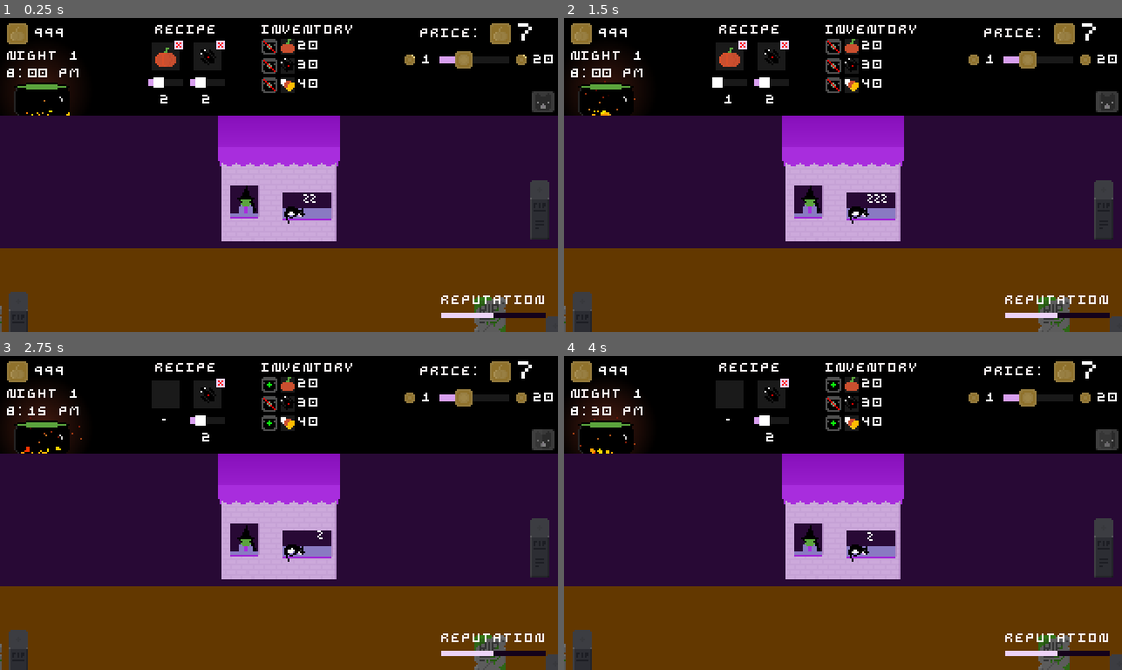
Above: before the commit, frames 1-4 (two rows, left to right).
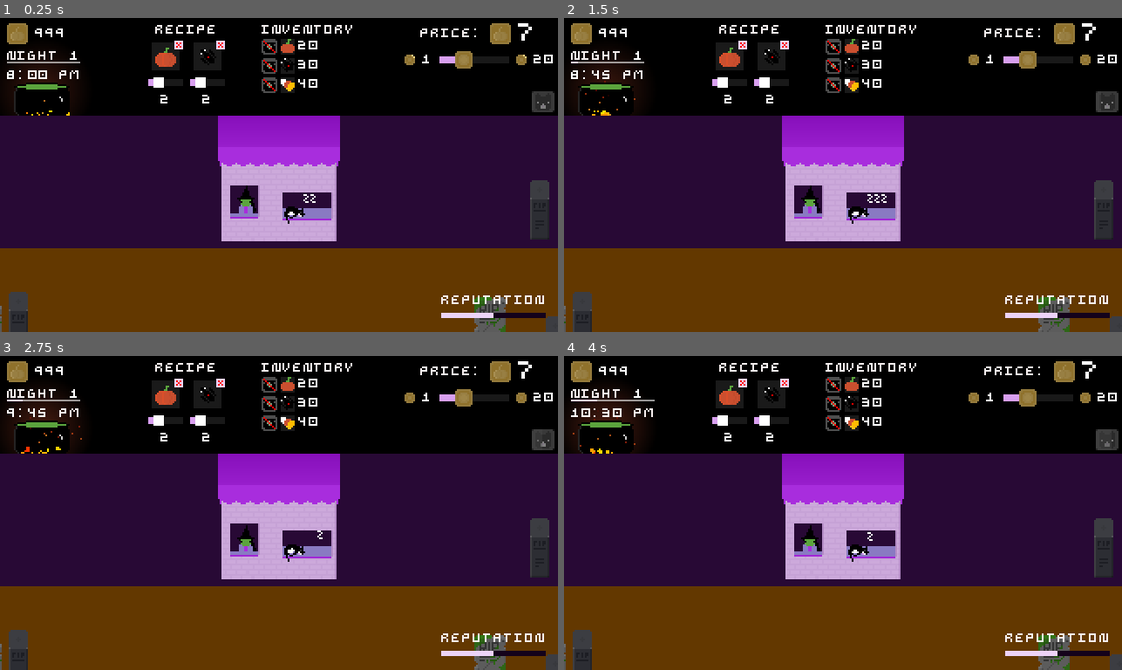
Above: after the commit, the same moments.

Repository: ehj37/Godot-Wild-Jam-92
Game: Godot game, scene res://night.tscn
Two runs of this game, one before a commit and one after it. Both use one fixed random seed, a clock stepped at 60 frames per second and the inputs below. Sound files missing from this copy of the repository are replaced by a short silence.
Inputs (mouse positions are in pixels of both pictures, inside the frame that each line leads up to):
- Up to frame 1 (0.25 s): no input
- Up to frame 2 (1.5 s): click (742, 46) at 0.52 s; click (831, 46) at 1.27 s
- Up to frame 3 (2.75 s): click (178, 384) at 2.02 s
- Up to frame 4 (4 s): click (831, 384) at 2.77 s; click (742, 384) at 3.52 s

The runs differ from the first frame. In frame 1, 0.2% of the frame differs, in the area x 1-15%, y 13-20%; in frame 2, 0.3%; in frame 3, 0.6%; in frame 4, 0.7%, in the area x 1-50%, y 7-28%.

Commit message:
Add night progress bar visual, end of night dialog

Diff:
--- a/night.tscn
+++ b/night.tscn
@@ -2,6 +2,7 @@
 
 [ext_resource type="Script" uid="uid://bwx4n2pejs7nv" path="res://scripts/night.gd" id="1_272bh"]
 [ext_resource type="FontFile" uid="uid://dxf5bfgvayfhn" path="res://fonts/arne.png" id="1_ig7tw"]
+[ext_resource type="Theme" uid="uid://cs413tywp86m5" path="res://themes/arne.tres" id="1_ryn8s"]
 [ext_resource type="PackedScene" uid="uid://drf32pblg7ptn" path="res://scenes/cat_button/cat_button.tscn" id="3_h2yge"]
 [ext_resource type="PackedScene" uid="uid://bie5bavboqaus" path="res://scenes/cauldron/cauldron.tscn" id="4_1bvp3"]
 [ext_resource type="PackedScene" uid="uid://b86gbj1hrinun" path="res://scenes/status_widget/status_widget.tscn" id="4_272bh"]
@@ -13,6 +14,7 @@
 [ext_resource type="PackedScene" uid="uid://dutddbcal8d8t" path="res://scenes/tombstones/tombstone_a.tscn" id="14_ryn8s"]
 [ext_resource type="PackedScene" uid="uid://bqydyqinam8ed" path="res://scenes/cat_widget/cat_widget.tscn" id="14_vfwos"]
 [ext_resource type="PackedScene" uid="uid://bd8kq0rwxiwnn" path="res://scenes/tombstones/tombstone_b.tscn" id="15_ryn8s"]
+[ext_resource type="PackedScene" uid="uid://psqmq5uep2nm" path="res://scenes/end_of_night_dialog/end_of_night_dialog.tscn" id="16_54l60"]
 [ext_resource type="PackedScene" uid="uid://db5jyn5c8xt40" path="res://scenes/reputation_widget/reputation_widget.tscn" id="16_k11o4"]
 
 [sub_resource type="Theme" id="Theme_7dm0k"]
@@ -22,8 +24,11 @@
 [sub_resource type="RectangleShape2D" id="RectangleShape2D_7mycd"]
 size = Vector2(48, 48)
 
-[node name="Night" type="Node2D" unique_id=1460177824]
+[node name="Night" type="Control" unique_id=1877055148]
 y_sort_enabled = true
+layout_mode = 3
+anchors_preset = 0
+theme = ExtResource("1_ryn8s")
 script = ExtResource("1_272bh")
 
 [node name="Shop" parent="." unique_id=576003885 instance=ExtResource("6_7mycd")]
@@ -32,6 +37,7 @@
 [node name="TopBar" type="ColorRect" parent="." unique_id=140337174]
 z_index = 1
 clip_contents = true
+layout_mode = 0
 offset_right = 320.0
 offset_bottom = 56.0
 mouse_filter = 2
@@ -66,13 +72,13 @@
 position = Vector2(2, 58)
 
 [node name="ShopUI" type="Control" parent="." unique_id=455587803]
-layout_mode = 3
 anchors_preset = 0
 offset_right = 40.0
 offset_bottom = 40.0
 theme = SubResource("Theme_7dm0k")
 
 [node name="Road" type="ColorRect" parent="." unique_id=1409168392]
+layout_mode = 0
 offset_top = 132.0
 offset_right = 320.0
 offset_bottom = 180.0
@@ -102,6 +108,7 @@
 position = Vector2(-1, 189)
 
 [node name="CatWidget" parent="." unique_id=249945766 instance=ExtResource("14_vfwos")]
+layout_mode = 0
 offset_left = 196.0
 offset_top = 58.0
 offset_right = 196.0
@@ -112,6 +119,7 @@
 
 [node name="ReputationWidget" parent="." unique_id=29683973 instance=ExtResource("16_k11o4")]
 z_index = 1
+layout_mode = 0
 offset_left = 253.0
 offset_top = 159.0
 offset_right = 313.0
@@ -119,3 +127,11 @@
 
 [node name="CustomerSpawnerMarker" type="Marker2D" parent="." unique_id=240302788]
 position = Vector2(-33, 155)
+
+[node name="EndOfNightDialogContainer" type="CenterContainer" parent="." unique_id=1006986118]
+layout_mode = 0
+offset_right = 320.0
+offset_bottom = 180.0
+
+[node name="EndOfNightDialog" parent="EndOfNightDialogContainer" unique_id=468280642 instance=ExtResource("16_54l60")]
+layout_mode = 2
--- /dev/null
+++ b/scenes/end_of_night_dialog/end_of_night_dialog.gd
@@ -0,0 +1,17 @@
+class_name EndOfNightDialog
+
+extends Control
+
+const FADE_IN_TIME: float = 0.5
+
+@onready var _night_number_label: Label = $HBoxContainer/LabelContainer/NightNumberLabel
+
+
+func fade_in() -> void:
+	var modulate_tween: Tween = self.create_tween()
+	modulate_tween.tween_property(self, "modulate:a", 1.0, FADE_IN_TIME)
+
+
+func _ready() -> void:
+	modulate.a = 0
+	_night_number_label.text = str(TimeManager.get_night_number())
--- /dev/null
+++ b/scenes/end_of_night_dialog/end_of_night_dialog.tscn
@@ -0,0 +1,54 @@
+[gd_scene format=3 uid="uid://psqmq5uep2nm"]
+
+[ext_resource type="Theme" uid="uid://cs413tywp86m5" path="res://themes/arne.tres" id="1_x5ygw"]
+[ext_resource type="Script" uid="uid://orp7pc267r4a" path="res://scenes/end_of_night_dialog/end_of_night_dialog.gd" id="2_h0j0s"]
+[ext_resource type="PackedScene" uid="uid://77xn4bq41ign" path="res://scenes/moon_icon/moon_icon.tscn" id="3_plvqd"]
+
+[sub_resource type="StyleBoxFlat" id="StyleBoxFlat_x5ygw"]
+bg_color = Color(0.65882355, 0.1764706, 0.8666667, 1)
+border_width_left = 1
+border_width_top = 1
+border_width_right = 1
+border_width_bottom = 1
+border_color = Color(0.92941177, 0.827451, 0.972549, 1)
+expand_margin_left = 1.0
+expand_margin_top = 1.0
+expand_margin_right = 1.0
+expand_margin_bottom = 1.0
+
+[node name="EndOfNightDialog" type="PanelContainer" unique_id=1162695798]
+process_mode = 3
+z_index = 1
+custom_minimum_size = Vector2(128, 40)
+offset_right = 128.0
+offset_bottom = 40.0
+theme = ExtResource("1_x5ygw")
+theme_override_styles/panel = SubResource("StyleBoxFlat_x5ygw")
+script = ExtResource("2_h0j0s")
+
+[node name="HBoxContainer" type="HBoxContainer" parent="." unique_id=890481037]
+layout_mode = 2
+alignment = 1
+
+[node name="MoonIcon" parent="HBoxContainer" unique_id=330198499 instance=ExtResource("3_plvqd")]
+layout_mode = 2
+size_flags_horizontal = 4
+size_flags_vertical = 4
+
+[node name="LabelContainer" type="HBoxContainer" parent="HBoxContainer" unique_id=422228621]
+layout_mode = 2
+theme_override_constants/separation = 0
+
+[node name="EndOfNightLabel" type="Label" parent="HBoxContainer/LabelContainer" unique_id=124516111]
+layout_mode = 2
+text = "END OF NIGHT "
+
+[node name="NightNumberLabel" type="Label" parent="HBoxContainer/LabelContainer" unique_id=21174435]
+layout_mode = 2
+text = "999"
+
+[node name="MoonIcon2" parent="HBoxContainer" unique_id=106891552 instance=ExtResource("3_plvqd")]
+layout_mode = 2
+size_flags_horizontal = 4
+size_flags_vertical = 4
+flip_h = true
--- a/scenes/status_widget/status_widget.gd
+++ b/scenes/status_widget/status_widget.gd
@@ -1,22 +1,24 @@
 extends Node2D
 
-@onready var coin_count_label: Label = $VBoxContainer/CoinContainer/CoinCountLabel
-@onready var night_number_label: Label = $VBoxContainer/NightContainer/NightNumberLabel
-@onready var time_label: Label = $VBoxContainer/TimeContainer/TimeLabel
+@onready var _coin_count_label: Label = $VBoxContainer/CoinContainer/CoinCountLabel
+@onready var _night_number_label: Label = $VBoxContainer/NightContainer/NightNumberLabel
+@onready var _night_progress_bar: ProgressBar = $VBoxContainer/NightContainer/NightProgressBar
+@onready var _time_label: Label = $VBoxContainer/TimeContainer/TimeLabel
 
 
 func _ready() -> void:
 	InventoryManager.coins_changed.connect(_on_coins_changed)
 	TimeManager.time_changed.connect(_on_time_changed)
 
-	night_number_label.text = "NIGHT " + str(TimeManager.get_night_number())
+	_night_number_label.text = "NIGHT " + str(TimeManager.get_night_number())
+	_night_progress_bar.value = 0.0
 
 	_on_coins_changed(InventoryManager.get_coins())
 	_on_time_changed(TimeManager.get_hour(), TimeManager.get_minute())
 
 
 func _on_coins_changed(new_amount: int, _delta: int = 0) -> void:
-	coin_count_label.text = str(new_amount)
+	_coin_count_label.text = str(new_amount)
 
 
 func _on_time_changed(new_hour: int, new_minute: int) -> void:
@@ -40,4 +42,8 @@
 	else:
 		suffix = "AM"
 
-	time_label.text = hour_text + ":" + minute_text + " " + suffix
+	_time_label.text = hour_text + ":" + minute_text + " " + suffix
+
+	_night_progress_bar.value = TimeManager.get_night_time_range().get_progress_in_time_range(
+		new_hour, new_minute
+	)
--- a/scenes/status_widget/status_widget.tscn
+++ b/scenes/status_widget/status_widget.tscn
@@ -12,6 +12,9 @@
 atlas = SubResource("PortableCompressedTexture2D_e147w")
 region = Rect2(0, 0, 12, 12)
 filter_clip = true
+
+[sub_resource type="StyleBoxFlat" id="StyleBoxFlat_ww05o"]
+bg_color = Color(1, 1, 1, 0.5882353)
 
 [node name="StatusWidget" type="Node2D" unique_id=1117262020]
 script = ExtResource("1_cf5pj")
@@ -34,12 +37,20 @@
 layout_mode = 2
 text = "999"
 
-[node name="NightContainer" type="HBoxContainer" parent="VBoxContainer" unique_id=764393598]
+[node name="NightContainer" type="VBoxContainer" parent="VBoxContainer" unique_id=1457689879]
 layout_mode = 2
+theme_override_constants/separation = 0
 
 [node name="NightNumberLabel" type="Label" parent="VBoxContainer/NightContainer" unique_id=1795987588]
 layout_mode = 2
 text = "NIGHT 999"
+
+[node name="NightProgressBar" type="ProgressBar" parent="VBoxContainer/NightContainer" unique_id=990181243]
+layout_mode = 2
+theme_override_styles/background = SubResource("StyleBoxFlat_ww05o")
+max_value = 1.0
+step = 0.001
+show_percentage = false
 
 [node name="TimeContainer" type="HBoxContainer" parent="VBoxContainer" unique_id=1303099019]
 layout_mode = 2
--- a/scripts/music_manager.gd
+++ b/scripts/music_manager.gd
@@ -5,7 +5,7 @@
 enum Song { SHOP, NIGHT }
 
 const MUSIC_FADE_IN_TIME: float = 2.0
-const MUSIC_FADE_OUT_TIME: float = 4.0
+const MUSIC_FADE_OUT_TIME: float = 6.0
 
 var _song_to_audio_stream_player: Dictionary = {}
 
--- a/scripts/night.gd
+++ b/scripts/night.gd
@@ -1,6 +1,6 @@
 class_name Night
 
-extends Node2D
+extends Control
 
 var night_config: NightConfig
 
@@ -8,6 +8,7 @@
 	"res://scenes/customer_spawner/customer_spawner.tscn"
 )
 @onready var _customer_spawner_marker: Marker2D = $CustomerSpawnerMarker
+@onready var _end_of_night_dialog: EndOfNightDialog = $EndOfNightDialogContainer/EndOfNightDialog
 
 
 func _ready() -> void:
@@ -22,3 +23,10 @@
 		customer_spawner.customer_spawn_period = customer_spawn_period
 		customer_spawner.global_position = _customer_spawner_marker.global_position
 		add_child(customer_spawner)
+
+	TimeManager.end_of_night_reached.connect(_on_end_of_night_reached)
+
+
+func _on_end_of_night_reached() -> void:
+	_end_of_night_dialog.fade_in()
+	NightManager.switch_to_shop()
--- a/scripts/night_manager.gd
+++ b/scripts/night_manager.gd
@@ -1,6 +1,7 @@
 extends Node
 
 const MAX_NIGHT_NUMBER: int = 7
+const PRE_SCREEN_FADE_DURATION: float = 3.0
 const CUSTOMER_DESPAWN_X: float = 360.0
 const ORDER_WINDOW_POSITION: Vector2 = Vector2(140, 132)
 const ORDER_WINDOW_MAX_X_VARIANCE: float = 10.0
@@ -35,6 +36,30 @@
 	return _night_num_to_config.get(night_number)
 
 
+func switch_to_shop() -> void:
+	get_tree().paused = true
+	MusicManager.fade_music_out(MusicManager.Song.NIGHT)
+	await get_tree().create_timer(PRE_SCREEN_FADE_DURATION).timeout
+
+	ScreenFadeManager.fade_out()
+	await ScreenFadeManager.fade_complete
+
+	await get_tree().create_timer(TIME_BETWEEN_SCREENS).timeout
+
+	var night_transition_screen: NightTransitionScreen = (
+		_night_transition_screen_packed_scene.instantiate()
+	)
+	var tree: SceneTree = get_tree()
+	var current_scene: Node = tree.current_scene
+	current_scene.queue_free()
+	tree.root.add_child(night_transition_screen)
+	tree.set_current_scene(night_transition_screen)
+
+	ScreenFadeManager.fade_in()
+	MusicManager.fade_music_in(MusicManager.Song.SHOP)
+	get_tree().paused = false
+
+
 func start_next_night() -> void:
 	TimeManager.increment_night()
 	TimeManager.start_night()
@@ -42,10 +67,11 @@
 	get_tree().paused = true
 
 	MusicManager.fade_music_out(MusicManager.Song.SHOP)
-	MusicManager.fade_music_in(MusicManager.Song.NIGHT)
 
 	ScreenFadeManager.fade_out()
 	await ScreenFadeManager.fade_complete
+
+	MusicManager.fade_music_in(MusicManager.Song.NIGHT)
 
 	var night: Night = _night_packed_scene.instantiate()
 	# Dunno how I feel about the TimeManager owning the night number. Whatever.
@@ -68,30 +94,3 @@
 
 func _ready() -> void:
 	process_mode = Node.PROCESS_MODE_ALWAYS
-	TimeManager.end_of_night_reached.connect(_on_end_of_night_reached)
-
-
-func _on_end_of_night_reached() -> void:
-	get_tree().paused = true
-
-	# TODO: Communicate that the night is over to the player somehow pre-fade
-
-	MusicManager.fade_music_out(MusicManager.Song.NIGHT)
-	MusicManager.fade_music_in(MusicManager.Song.SHOP)
-
-	ScreenFadeManager.fade_out()
-	await ScreenFadeManager.fade_complete
-
-	var night_transition_screen: NightTransitionScreen = (
-		_night_transition_screen_packed_scene.instantiate()
-	)
-	var tree: SceneTree = get_tree()
-	var current_scene: Node = tree.current_scene
-	current_scene.queue_free()
-	tree.root.add_child(night_transition_screen)
-	tree.set_current_scene(night_transition_screen)
-
-	await get_tree().create_timer(TIME_BETWEEN_SCREENS).timeout
-
-	ScreenFadeManager.fade_in()
-	get_tree().paused = false
--- a/scripts/time_manager.gd
+++ b/scripts/time_manager.gd
@@ -9,14 +9,18 @@
 const STARTING_MINUTE: int = 00
 const ENDING_HOUR: int = 4
 const ENDING_MINUTE: int = 00
-const SECONDS_PER_HOUR: float = 6.5  #15.0
+const SECONDS_PER_HOUR: float = 1.5  #15.0
 
-var _day_time_range: TimeRange = TimeRange.new().initialize(
+var _night_time_range: TimeRange = TimeRange.new().initialize(
 	STARTING_HOUR, STARTING_MINUTE, ENDING_HOUR, ENDING_MINUTE
 )
 var _night_number: int = 1
 var _hour: int = STARTING_HOUR
 var _minute: int = STARTING_MINUTE
+
+
+func get_night_time_range() -> TimeRange:
+	return _night_time_range
 
 
 func get_night_number() -> int:
@@ -55,7 +59,7 @@
 
 	# A little weird. Would read better to check if the hour and minute came
 	# after the end of the range, but eh, if it works it works.
-	if !_day_time_range.contains(_hour, _minute):
+	if !_night_time_range.contains(_hour, _minute):
 		#_hour = STARTING_HOUR
 		#_minute = STARTING_MINUTE
 		#_night_number += 1
--- a/scripts/time_range.gd
+++ b/scripts/time_range.gd
@@ -20,6 +20,15 @@
 		_is_after(hour, minute, starting_hour, starting_minute)
 		&& !_is_after(hour, minute, ending_hour, ending_minute)
 	)
+
+
+func get_progress_in_time_range(hour: int, minute: int) -> float:
+	var total_ticks: int = _ticks_between(
+		starting_hour, starting_minute, ending_hour, ending_minute
+	)
+	var ticks_since_start: int = _ticks_between(starting_hour, starting_minute, hour, minute)
+
+	return float(ticks_since_start) / float(total_ticks)
 
 
 # This is weird, but attempting to override _init makes trouble for export vars
@@ -61,3 +70,22 @@
 		(comparison_hour == reference_hour && comparison_minute > reference_minute)
 		|| (comparison_hour > reference_hour)
 	)
+
+
+func _ticks_between(
+	earlier_hour: int, earlier_minute: int, later_hour: int, later_minute: int
+) -> int:
+	if earlier_hour == later_hour:
+		if earlier_minute == later_minute:
+			return 0
+
+		@warning_ignore("integer_division")
+		return (later_minute - earlier_minute) / 15
+
+	@warning_ignore("unused_variable", "integer_division")
+	var ticks_left_in_earlier_hour: int = (60 - earlier_minute) / 15
+	# Weird approach, but it's what comes to mind, and if it works it works
+	return (
+		ticks_left_in_earlier_hour
+		+ _ticks_between((earlier_hour + 1) % 24, 0, later_hour, later_minute)
+	)
Not shown, added: scenes/end_of_night_dialog/end_of_night_dialog.gd.uid
